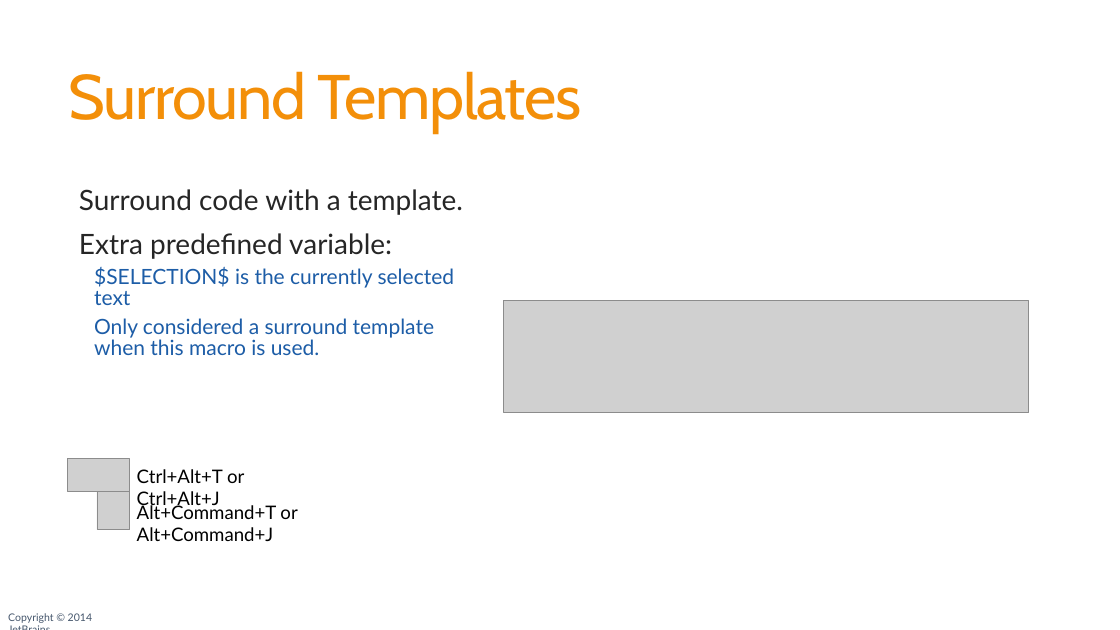
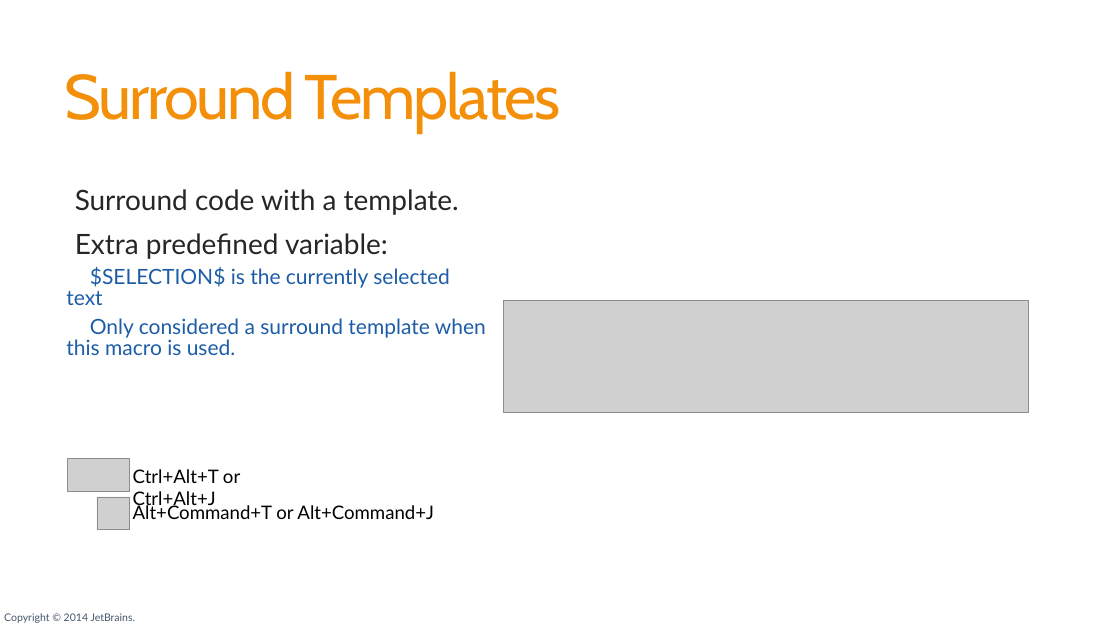
Before and after one commit to JetBrains/phpstorm-workshop, a slide deck: slide 54 of PhpStorm_Workshop.pptx. Drawn at 1120x630 pixels with LibreOffice and Linux fonts; fonts in the diff are those of the drawing; grey boxes stand for pictures; background and template pictures are left out. Boxes give left, top, right and bottom in pixels: in the first picture for what was removed or moved away, otherwise in the second. Text is boxed around its words. In the diff, an @@ line names an element or a change of style, - is before the commit and + after.

```diff
--- a/PhpStorm_Workshop.pptx
+++ b/PhpStorm_Workshop.pptx
@@ title "Surround Templates" at (65, 71, 561, 134): letter spacing -1.2 to -2 pt @@
@@ text at (66, 267, 486, 355): indent changed @@
@@ text "Ctrl+Alt+T or Ctrl+Alt+J": place and size @@
-text "Ctrl+Alt+T or Ctrl+Alt+J" at (137, 469, 244, 509)
+text "Ctrl+Alt+T or Ctrl+Alt+J" at (133, 469, 240, 509)
@@ picture: place and size @@
-picture at (97, 492, 129, 530)
+picture at (97, 497, 129, 530)
@@ text "Alt+Command+T or Alt+Command+J" rewrapped from (137, 503, 297, 541) to (133, 503, 433, 519) @@
@@ text "Copyright © 2014 JetBrains." rewrapped from (8, 613, 92, 623) to (4, 613, 136, 623) @@
```
Also in this commit, not shown: 134 other slides changed, 1 slide added, 1 slide removed, 1 other file.
